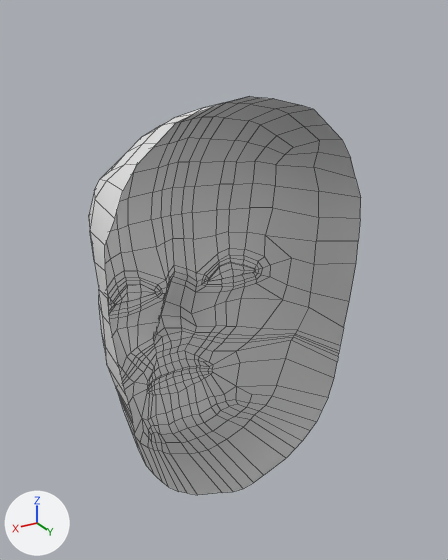
A saved change to the Blender file Assets/Blender/Characters/Thessia.blend.
Before and after are seen from a 50 mm camera at (2.12, 3.23, 2.12) aimed at (-0.22, -0.66, 0.18). Lighting does not change. The marker at lower left points along +X, +Y and +Z. Mesh edges are drawn as thin lines.

The first picture shows 'Eyes', 'Thessia'.
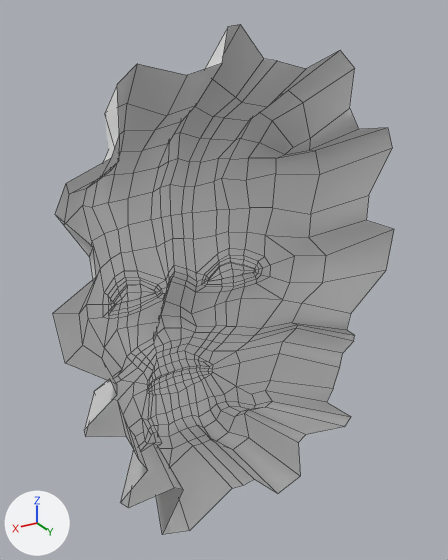
Diff of the bpy script that builds the scene:
```diff
--- a/Assets/Blender/Characters/Thessia.blend.py
+++ b/Assets/Blender/Characters/Thessia.blend.py
@@ me_cube_001 @@
 # used by ob_thessia; location = (0.0, 0.0, 0.0)
-me_cube_001.from_pydata(...)  # 573 vertices, 530 faces; spans x -0.99..0.99, y -1.43..0.0, z -1.35..1.67
+me_cube_001.from_pydata(...)  # 556 vertices, 514 faces; spans x -1.54..1.3, y -1.43..-0.1, z -1.74..2.06
+# me_cube_001 part 1
+# 17 vertices are removed from x -0.89..0.89, y -1.3..-0.01, z -0.58..-0.37
+# 32 faces are deleted
+# 25 vertices in x -0.92..0.92, y -0.58..-0.26, z -1.34..1.58 move by (0.0, -0.1, 0.0)
+# 143 vertices move from x -0.99..0.99, y -1.09..0.0, z -1.34..1.67 to x -1.54..1.3, y -1.1..-0.1, z -1.74..2.06
+# 16 new faces join them
```

What differs and where, as boxes (x1, y1, x2, y2) in the pictures (448 x 560 px):
'Thessia', reshaped (25% wider, 28% taller): before (89, 96, 361, 495); after (53, 24, 394, 535)
